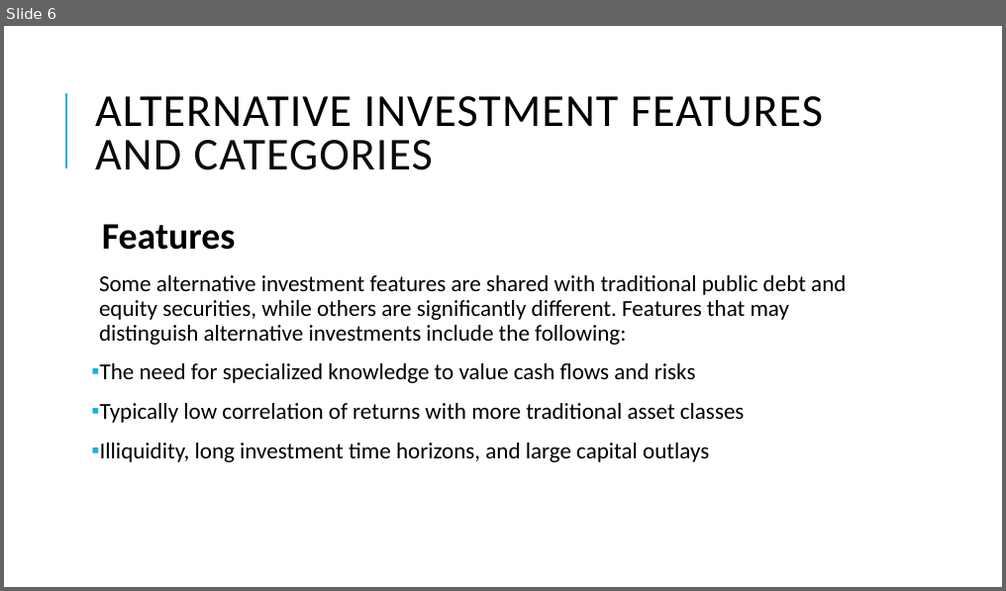
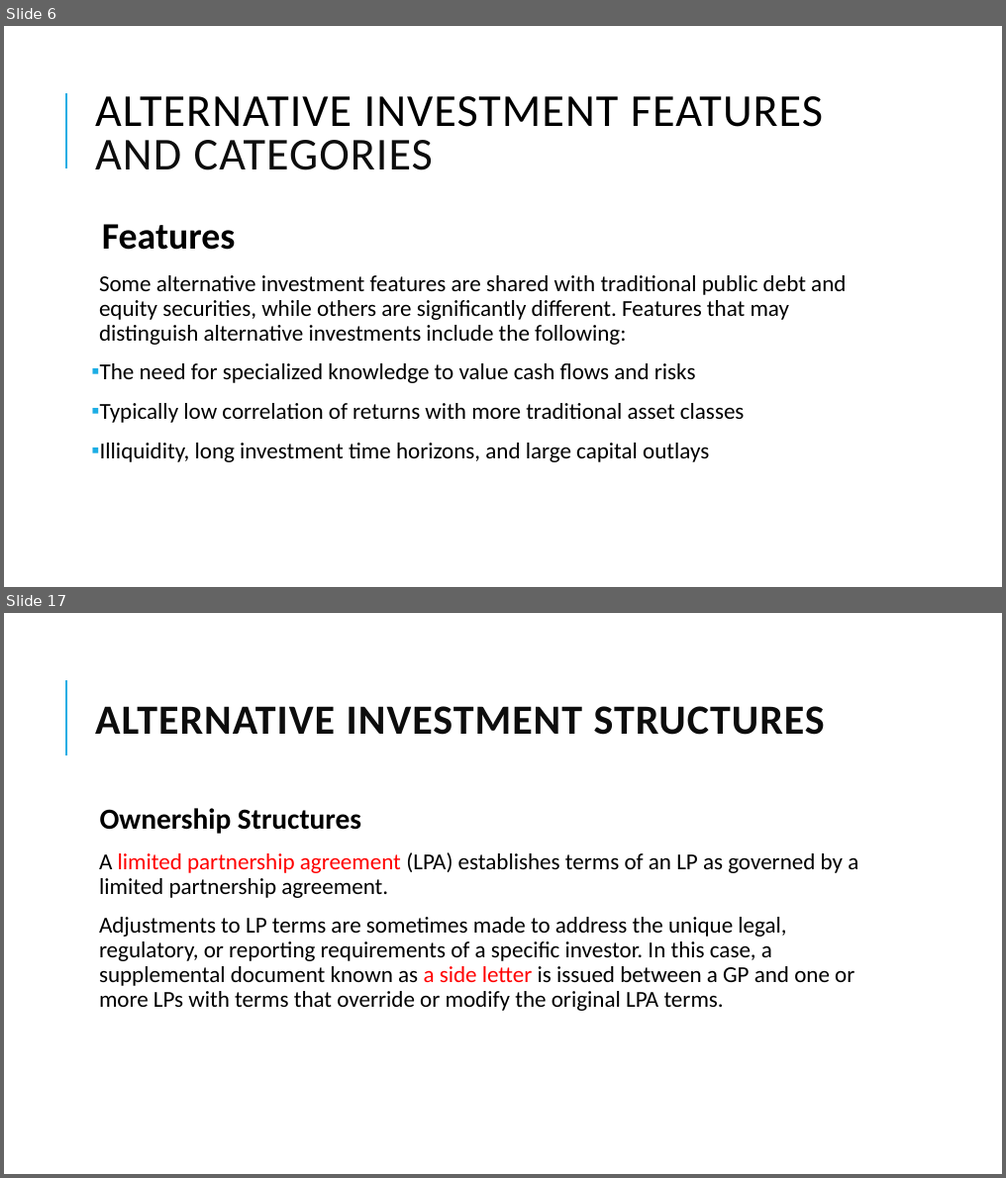
Before and after one commit to Isco0530/data, a slide deck: 2024Alternative.pptx. Shown one above the other, each under a label of ours: slide 6 before the commit, slides 6 and 17 after it; the slides between them are not shown. The pictures are 1006x591 and 1006x1178 pixels, drawn with LibreOffice and Linux fonts; fonts in the diff are those of the drawing. Boxes give left, top, right and bottom in pixels: in the first picture for what was removed or moved away, otherwise in the second. Text is boxed around its words. In the diff, an @@ line names an element or a change of style, - is before the commit and + after.

```diff
--- a/2024Alternative.pptx
+++ b/2024Alternative.pptx
@@ slide 17 added at [4,613,1002,1174], background #FFFFFF; not listed: 1 template element that a slide beside it also shows @@
@@ title added at [95,706,825,735], 40 pt, text #0D0D0D, bold @@
+ALTERNATIVE INVESTMENT STRUCTURES
@@ text added at [99,808,858,1011], 22 pt, text #000000 @@
+  Ownership Structures
+  A limited partnership agreement (LPA) establishes terms of an LP as governed by a limited partnership agreement.
+  Adjustments to LP terms are sometimes made to address the unique legal, regulatory, or reporting requirements of a specific investor. In this case, a supplemental document known as a side letter is issued between a GP and one or more LPs with terms that override or modify the original LPA terms.
```
Also in this commit, not shown: 2 slides changed, 11 other slides added.
